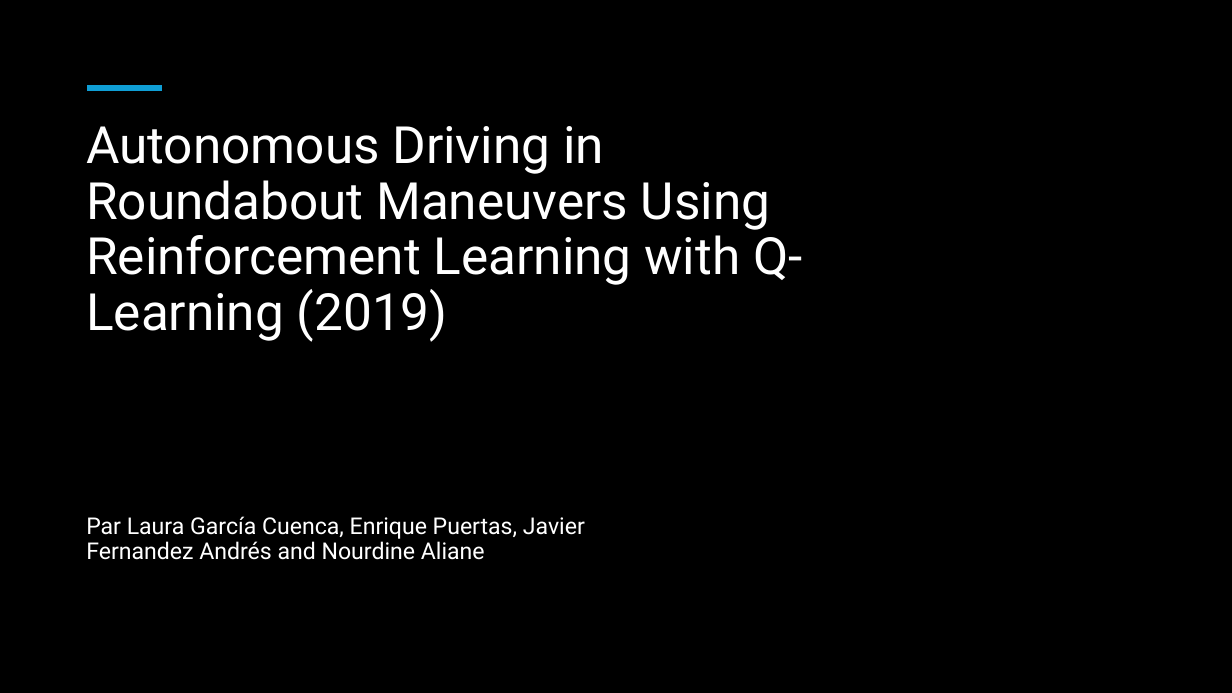
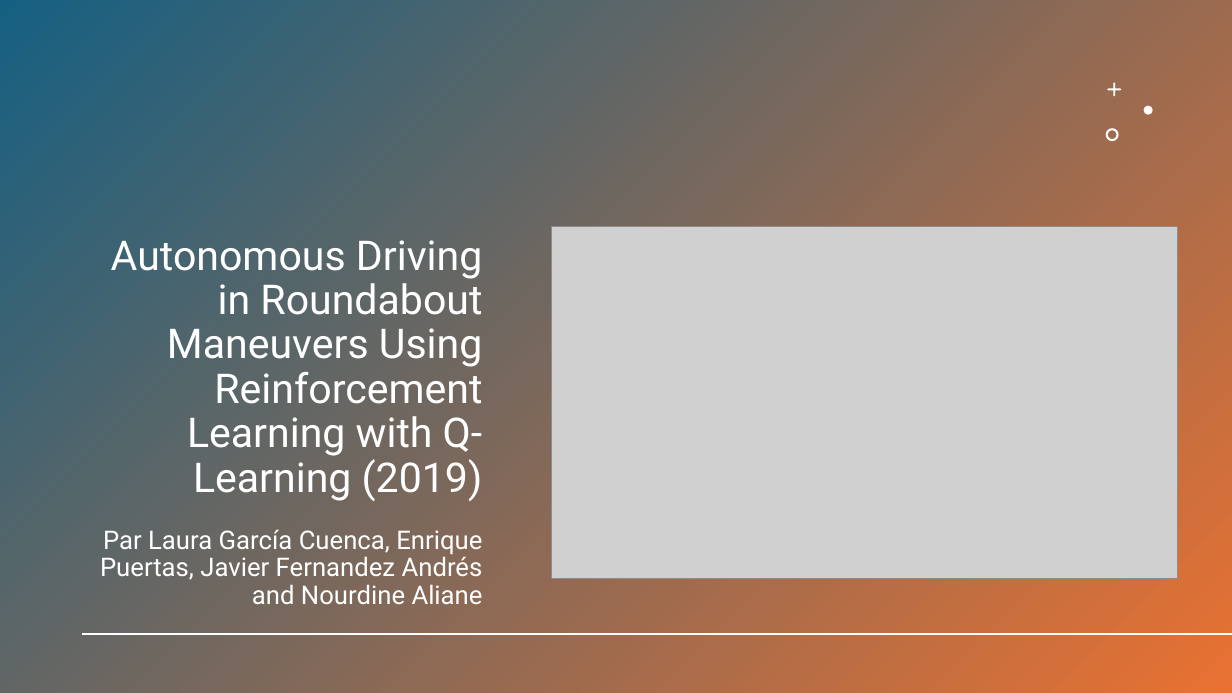
Before and after one commit to QuentinGense-hub/BlackJack_RL_QLearning_VS_SARSA, a slide deck: slide 3 of Autonomous Driving in Roundabout Maneuvers Using Reinforcement Learning.pptx (slide 2 before the commit). Drawn at 1232x693 pixels with LibreOffice and Linux fonts; fonts in the diff are those of the drawing; grey boxes stand for pictures; background and template pictures are left out; a plain dark background stands for a picture behind light text. Boxes give left, top, right and bottom in pixels: in the first picture for what was removed or moved away, otherwise in the second. Text is boxed around its words. In the diff, an @@ line names an element or a change of style, - is before the commit and + after.

```diff
--- a/Autonomous Driving in Roundabout Maneuvers Using Reinforcement Learning.pptx
+++ b/Autonomous Driving in Roundabout Maneuvers Using Reinforcement Learning.pptx
@@ background picture (left out) to #FFFFFF @@
@@ rectangle at (x1=0, y1=0, x2=1232, y2=693): fill #000000 to gradient #156082 to #E97132 @@
@@ line removed from (88, 88) to (162, 88) @@
@@ freeform shape added at (x1=1107, y1=82, x2=1121, y2=96), fill #FFFFFF @@
@@ freeform shape added at (x1=1144, y1=105, x2=1153, y2=115), fill #FFFFFF @@
@@ title "Autonomous Driving in Roundabout Maneuvers ..." moved from (x1=86, y1=126, x2=802, y2=342) to (x1=111, y1=240, x2=483, y2=501) @@
@@ title "Autonomous Driving in Roundabout Maneuvers ..." at (x1=111, y1=240, x2=483, y2=501): size 40 to 32 pt; alignment left to right; vertical alignment top to bottom @@
@@ freeform shape added at (x1=1106, y1=128, x2=1119, y2=141), fill #FFFFFF @@
@@ picture added at (x1=552, y1=226, x2=1177, y2=579) @@
@@ subtitle "Par Laura García Cuenca, Enrique ..." moved from (x1=86, y1=516, x2=585, y2=560) to (x1=100, y1=530, x2=483, y2=604) @@
@@ subtitle "Par Laura García Cuenca, Enrique ..." at (x1=100, y1=530, x2=483, y2=604): size 18 to 20 pt; alignment left to right; vertical alignment bottom to top @@
@@ line added from (1231, 634) to (84, 634), #FFFFFF 2 pt @@
```
Also in this commit, not shown: 3 other slides changed, 2 slides added, 1 slide removed, 8 other files.
